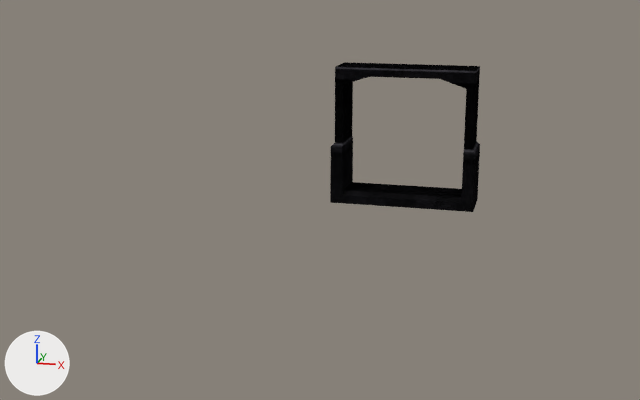
The Blender file Assets/World/C12L1/raw/C12L1_props.blend as it was, and as the next commit left it.
Rendered twice from a 50 mm camera at (8.99, -15.99, 6.59) aimed at (3.75, 4.25, 1.05). Arrows for +X, +Y and +Z are at lower left; the lights stay in place.

Objects in the first picture: 'BridgeDoor_Detail'.
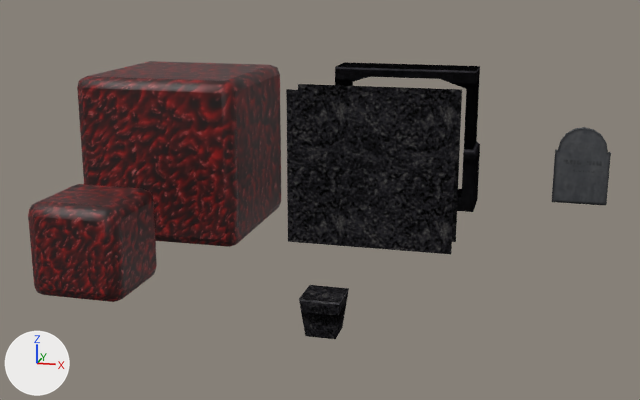
Where the change shows, as pixel boxes (x1, y1, x2, y2) in the pictures (640 x 400 px):
```json
{"object": "GoopCube_4", "change": "shown", "after": [77, 61, 281, 247], "on screen": "brown"}
{"object": "BridgeDoor_Plug", "change": "shown", "after": [286, 84, 462, 254], "on screen": "black"}
{"object": "GoopCube_2", "change": "shown", "after": [28, 184, 157, 302], "on screen": "brown"}
{"object": "Gravestone", "change": "added", "after": [552, 127, 611, 205], "on screen": "black"}
{"object": "BasaltSconce", "change": "shown", "after": [299, 285, 349, 339], "on screen": "black"}
```

Edits to the scene script, one JSON object a line:
```json
{"op": "add", "block": "img_uv_gravestone_png", "code": ["img_uv_gravestone_png = load_image('uv_gravestone.png', '../Materials/Textures/uv_gravestone.png', 128, 128, 'sRGB')"]}
{"op": "add", "block": "mat_uv_gravestone", "code": ["mat_uv_gravestone = principled_material('uv_gravestone')", "mat_uv_gravestone.texture = img_uv_gravestone_png", "mat_uv_gravestone.specular_ior_level = 0.0"]}
{"op": "add", "block": "me_cube_003", "code": ["me_cube_003 = bpy.data.meshes.new('Cube.003')", "me_cube_003.from_pydata(...)  # 26 vertices, 15 faces; spans x -0.75..0.75, y 0.0..0.2, z 0.0..2.18", "me_cube_003.polygons.foreach_set('use_smooth', [True] * 15)", "me_cube_003.materials.append(mat_uv_gravestone)  # picture img_uv_gravestone_png"]}
{"op": "remove", "block": "ob_goopcube_2", "code": "ob_goopcube_2.hide_set(True)"}
{"op": "remove", "block": "ob_goopcube_4", "code": "ob_goopcube_4.hide_set(True)"}
{"op": "remove", "block": "ob_basaltsconce", "code": "ob_basaltsconce.hide_set(True)"}
{"op": "remove", "block": "ob_bridgedoor_plug", "code": "ob_bridgedoor_plug.hide_set(True)"}
{"op": "add", "block": "ob_gravestone", "code": ["ob_gravestone = bpy.data.objects.new('Gravestone', me_cube_003)", "ob_gravestone.location = (10.0, 9.5, 0.0)"]}
```
